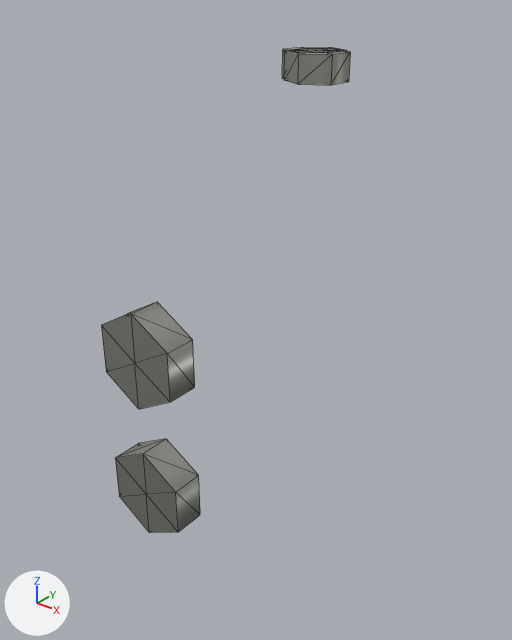
Before and after pictures for a commit that changed the glTF model public/parts/heater-blower-hardware.glb.
Before and after are seen from a 50 mm lens placed at (310.8, -450.8, 177.5), pointed at (256.5, -382.9, 135.4). Lighting does not change. The marker at lower left points along +X, +Y and +Z. The older version comes first. Mesh edges are drawn as thin lines. Vertices at exactly the same position are counted once.

Objects in the first picture: 'heater-blower-hardware:zincPlate'.
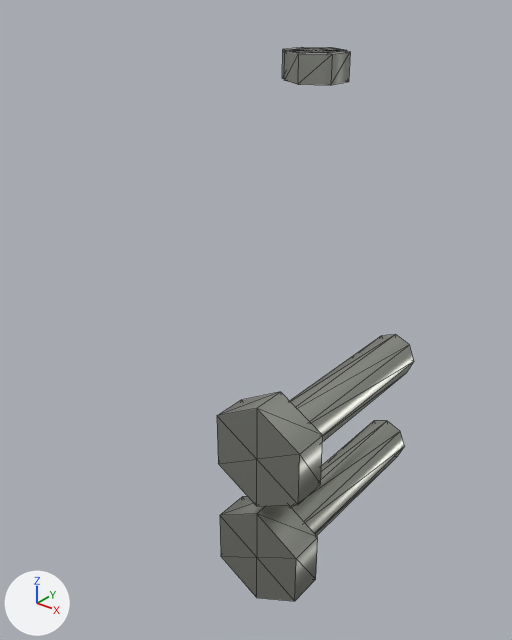
Pixel boxes (x1, y1, x2, y2) of what changed, in the pictures (512 x 640 px):
'heater-blower-hardware:zincPlate', reshaped, moved, rescaled (21% narrower, 14% taller): before (101, 47, 350, 533); after (217, 47, 414, 601)
part 1 of me_mesh_0, added: after (220, 421, 404, 601)
part 2 of me_mesh_0, added: after (217, 334, 414, 506)
part 3 of me_mesh_0, deleted: before (101, 302, 195, 409)
part 4 of me_mesh_0, deleted: before (115, 439, 200, 533)

The change in detail:
me_mesh_0 is used by ob_heater_blower_hardware_zincplate; parent ob_heater_blower_hardware; location (251.5, -374.2, 147.4); scale (42.0, 42.0, 42.0).
me_mesh_0 had 56 vertices, 96 faces and spanned x -0.54..0.54, y -1.0..1.0, z -0.43..0.43.
me_mesh_0 now has 90 vertices, 160 faces and spans x -0.69..0.69, y -1.0..1.0, z -0.43..0.43.
me_mesh_0 part 1: a new loose piece of 31 vertices spanning x 0.5..0.69, y -1.0..-0.48, z -0.43..-0.21, in mat_zincplate (grey #b4b6ae).
me_mesh_0 part 2: a new loose piece of 31 vertices spanning x 0.5..0.69, y -1.0..-0.48, z -0.19..0.03, in mat_zincplate (grey #b4b6ae).
me_mesh_0 part 3: the loose piece of 14 vertices spanning x 0.35..0.54, y -1.0..-0.93, z -0.1..0.12 is deleted.
Part 4, on me_mesh_0:
14 vertices are removed from x 0.35..0.54, y -1.0..-0.93, z -0.43..-0.21.
24 faces are deleted.
Other edits to the shape of me_mesh_0 do not show in these pictures.
Object 'heater-blower-hardware:zincPlate' (ob_heater_blower_hardware_zincplate) moves from (251.5, -374.2, 147.4) to (258.0, -374.1, 147.4).
Object 'heater-blower-hardware:zincPlate' (ob_heater_blower_hardware_zincplate) is rescaled from (42.0, 42.0, 42.0) to (41.9, 41.9, 41.9).
